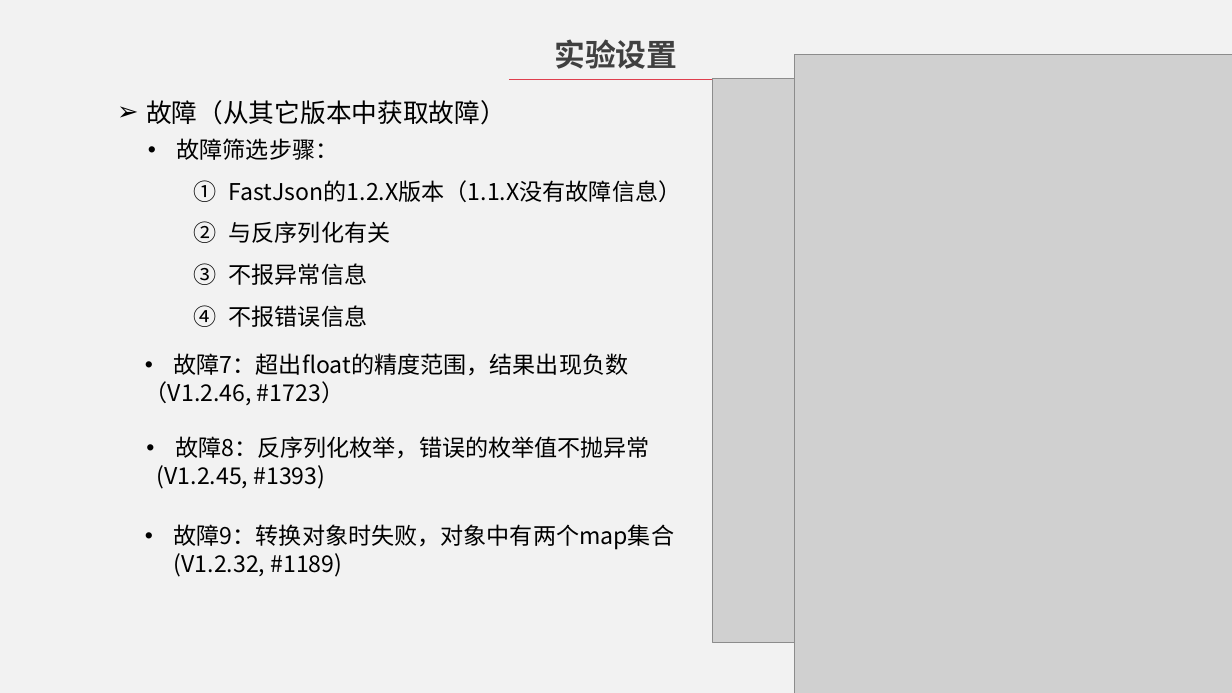
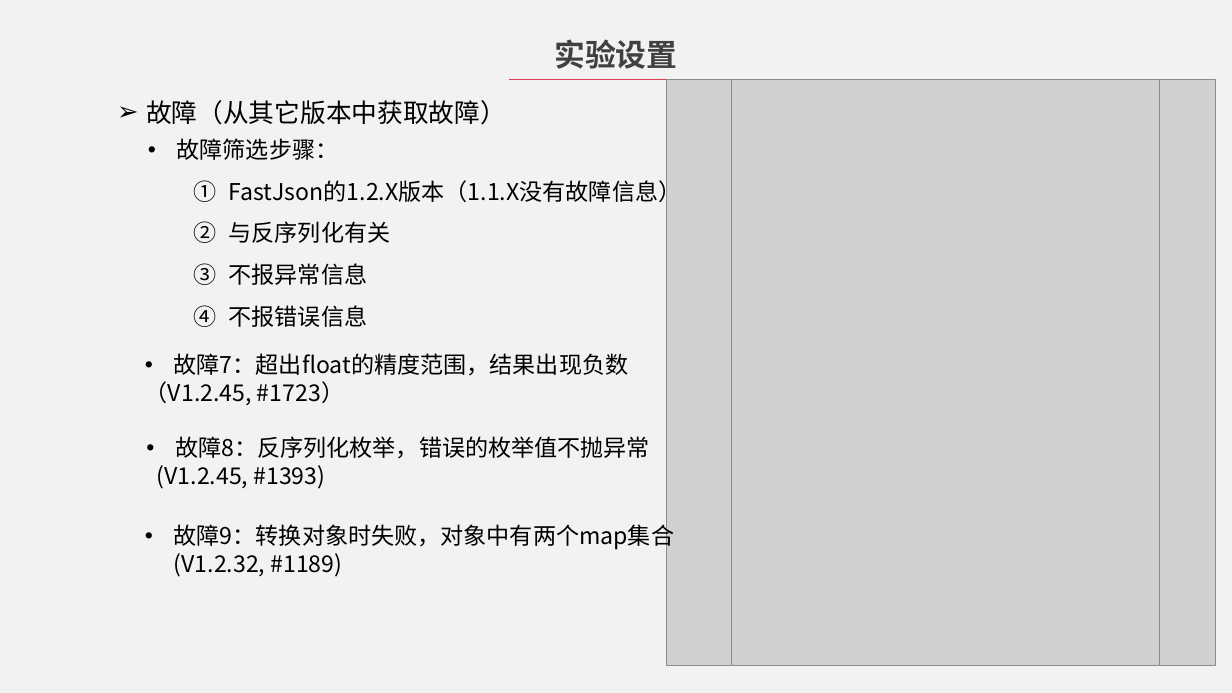
Before and after one commit to phantomDai/ppt, a slide deck: slide 17 of 论文相关/AMT实验.pptx (slide 14 before the commit). Drawn at 1232x693 pixels with LibreOffice and Linux fonts; fonts in the diff are those of the drawing; grey boxes stand for pictures. Boxes give left, top, right and bottom in pixels: in the first picture for what was removed or moved away, otherwise in the second. Text is boxed around its words. In the diff, an @@ line names an element or a change of style, - is before the commit and + after.

```diff
--- a/论文相关/AMT实验.pptx
+++ b/论文相关/AMT实验.pptx
@@ picture: place and size @@
-picture at bbox=[714, 79, 1232, 643]
+picture at bbox=[666, 80, 1216, 666]
@@ picture: place and size @@
-picture at bbox=[795, 55, 1232, 693]
+picture at bbox=[731, 80, 1160, 666]
@@ text at bbox=[145, 381, 344, 405]: text changed @@
-（V1.2.46, #1723）
+（V1.2.45, #1723）
```
Also in this commit, not shown: 4 other slides changed, 11 slides added, 1 slide removed, 54 other files.
